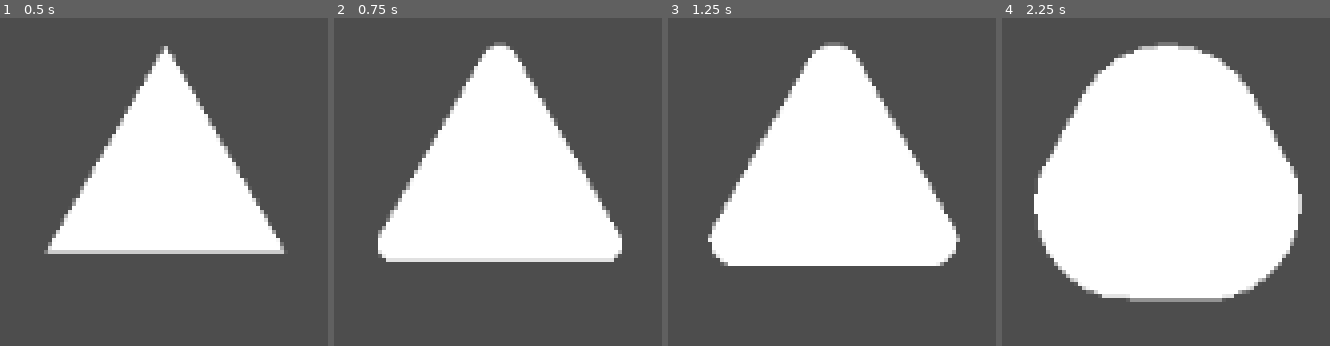
Above: before the commit, frames 1-4 (left to right).
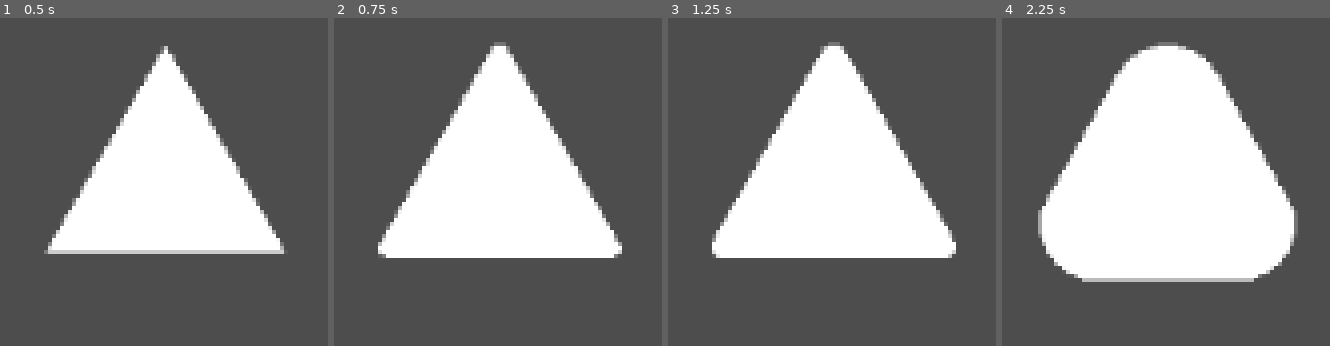
Above: after the commit, the same moments.

Repository: GianiStatie/GGJ-2025
Game: Godot game, scene res://main.tscn
The game is run twice, just before and just after one commit, with the same random seed, the same clock (stepped at 60 frames per second) and the same inputs. This scene is started directly instead of the project's main scene.
Inputs (mouse positions are in pixels of both pictures, inside the frame that each line leads up to):
- Up to frame 1 (0.5 s): no input
- Up to frame 2 (0.75 s): tap Enter (ui_accept) at 0.5 s; move the mouse to (outside the picture) at 0.52 s; hold D (right) from 0.53 s (still down); hold Enter (ui_accept) from 0.53 s (still down)
- Up to frame 3 (1.25 s): keep holding D (right); keep holding Enter (ui_accept)
- Up to frame 4 (2.25 s): move the mouse to (outside the picture) at 1.27 s; release D (right) at 1.28 s; release Enter (ui_accept) at 1.28 s; hold S (down) 1.28-2.03 s; tap Enter (ui_accept) at 1.35, 1.52, 1.82 s; move the mouse to (outside the picture) at 2.02 s; hold D (right) from 2.03 s (still down); hold Enter (ui_accept) from 2.03 s (still down)

Frame 1 is identical in both runs. In frame 2, 3.8% of the frame differs, in the area x 13-88%, y 8-75%; in frame 3, 5.3%; in frame 4, 10%, in the area x 9-92%, y 8-87%.

Commit message:
fix stuff

Diff:
--- a/enemies/enemy.gd
+++ b/enemies/enemy.gd
@@ -8,7 +8,7 @@
 
 func _input(event: InputEvent) -> void:
 	if event.is_action_pressed("ui_accept"):
-		health -= 10
+		health -= 5
 
 func _on_health_changed(value):
 	var progression = 1 - (value / 100)
--- a/enemies/enemy.tscn
+++ b/enemies/enemy.tscn
@@ -9,6 +9,7 @@
 script = ExtResource("1_chkg3")
 
 [node name="EnemyShape" type="Polygon2D" parent="."]
+polygon = PackedVector2Array(43.3013, 25, 43.3013, 25, 43.3013, 25, 43.3013, 25, 43.3013, 25, 43.3013, 25, 43.3013, 25, -43.3013, 25, -43.3013, 25, -43.3013, 25, -43.3013, 25, -43.3013, 25, -43.3013, 25, -43.3013, 25, 0, -50, 0, -50, 0, -50, 0, -50, 3.06162e-15, -50, 0, -50, 0, -50, 0, -50, 0, -50, 43.3013, 25)
 script = ExtResource("2_b7ssp")
 
 [node name="EnemyCollisionShape" type="CollisionPolygon2D" parent="."]
